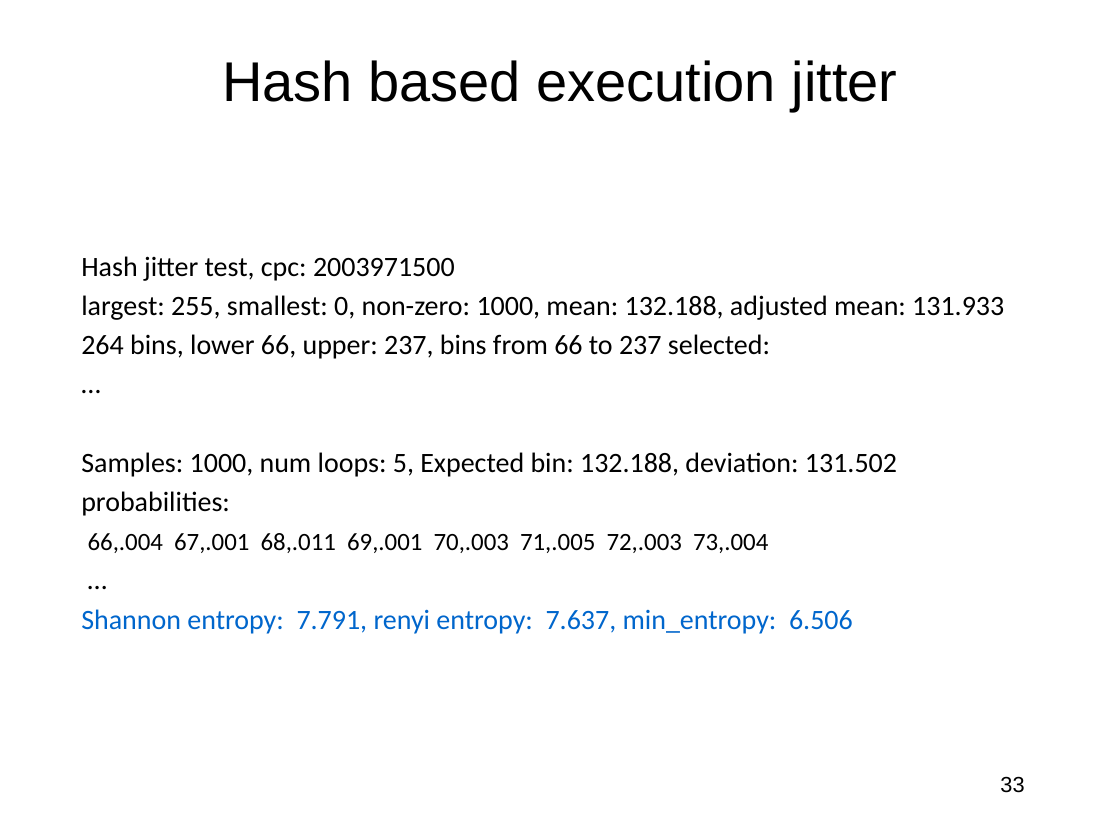
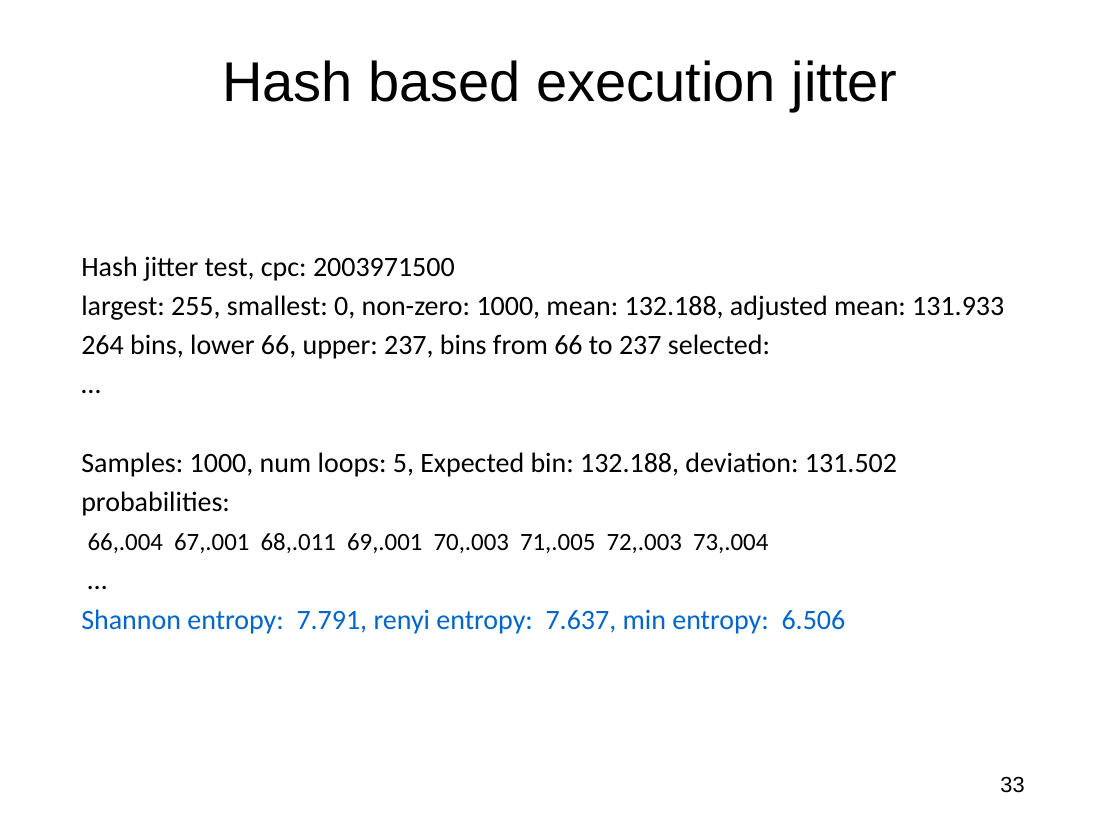
Before and after one commit to jlmucb/class_notes, a slide deck: slide 33 of BerkeleyClass/CS290Spring2013/Lectures/entropy_talk.pptx. Drawn at 1120x840 pixels with LibreOffice and Linux fonts; fonts in the diff are those of the drawing. Boxes give left, top, right and bottom in pixels: in the first picture for what was removed or moved away, otherwise in the second. Text is boxed around its words. In the diff, an @@ line names an element or a change of style, - is before the commit and + after.

```diff
--- a/BerkeleyClass/CS290Spring2013/Lectures/entropy_talk.pptx
+++ b/BerkeleyClass/CS290Spring2013/Lectures/entropy_talk.pptx
@@ text at (81,609,846,634): text changed @@
-Shannon entropy: 7.791, renyi entropy: 7.637, min_entropy: 6.506
+Shannon entropy: 7.791, renyi entropy: 7.637, min entropy: 6.506
```
Also in this commit, not shown: 10 other slides changed.
